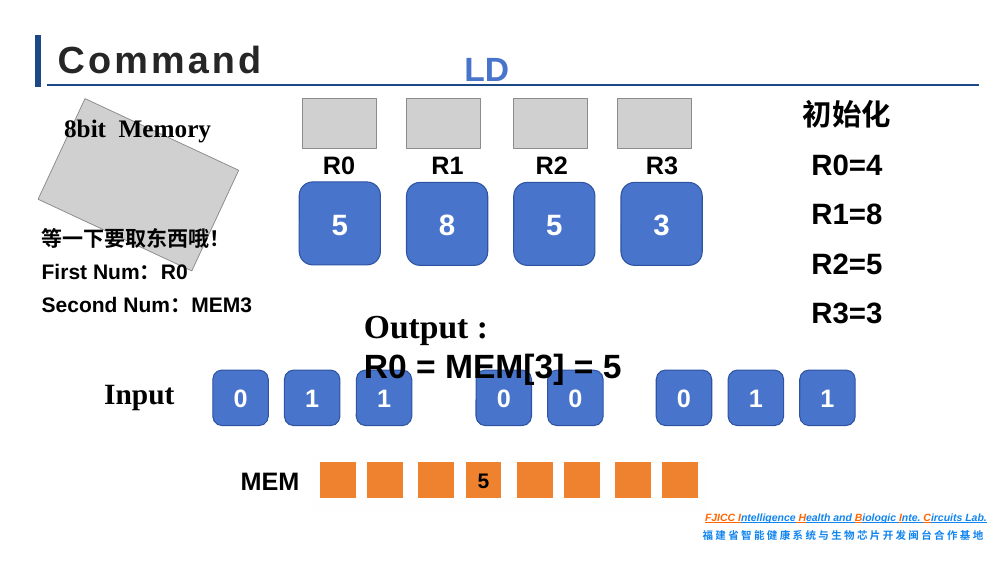
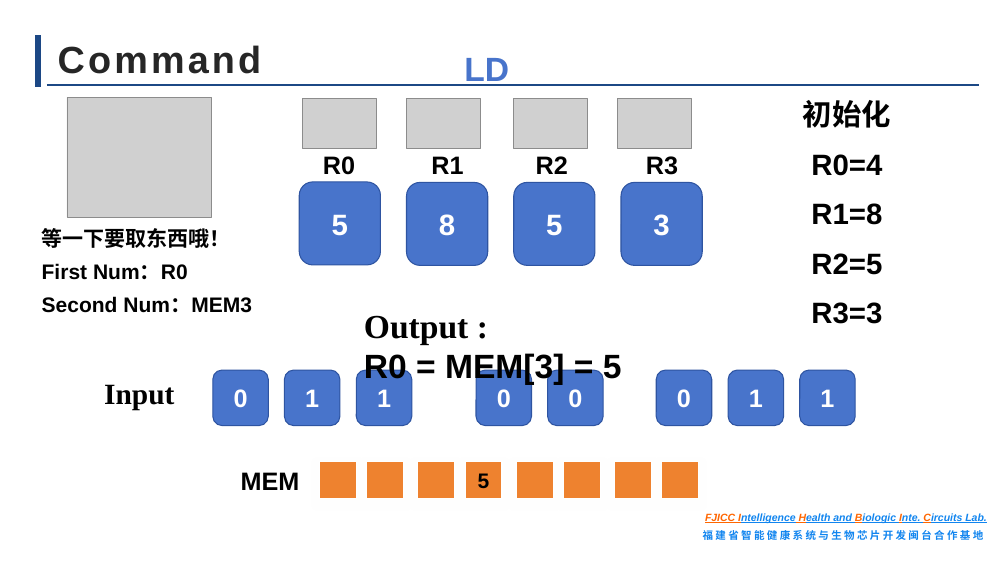
Before and after one commit to EnglesLowe123/COPE-Project, a slide deck: slide 10 of 微指令集-计组实验(1).pptx. Drawn at 1008x567 pixels with LibreOffice and Linux fonts; fonts in the diff are those of the drawing; grey boxes stand for pictures; background and template pictures are left out. Boxes give left, top, right and bottom in pixels: in the first picture for what was removed or moved away, otherwise in the second. Text is boxed around its words. In the diff, an @@ line names an element or a change of style, - is before the commit and + after.

```diff
--- a/微指令集-计组实验(1).pptx
+++ b/微指令集-计组实验(1).pptx
@@ picture removed at <box>38,99,239,271</box> @@
@@ text removed at <box>64,117,211,143</box> @@
-8bit Memory
@@ picture added at <box>67,98,212,218</box> @@
```
Also in this commit, not shown: 7 other slides changed.
